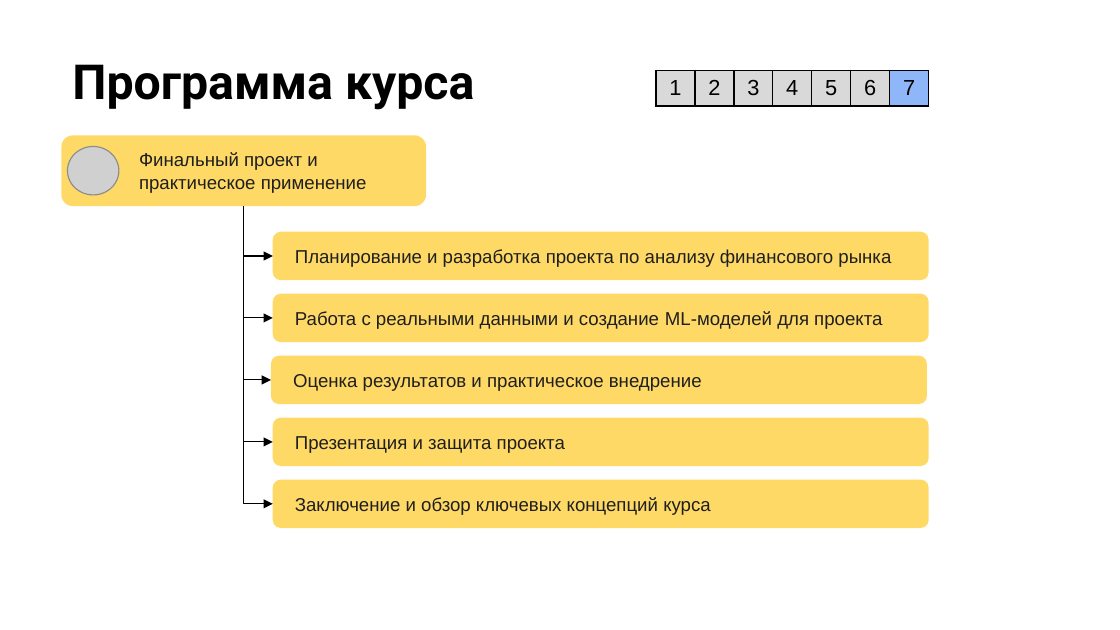
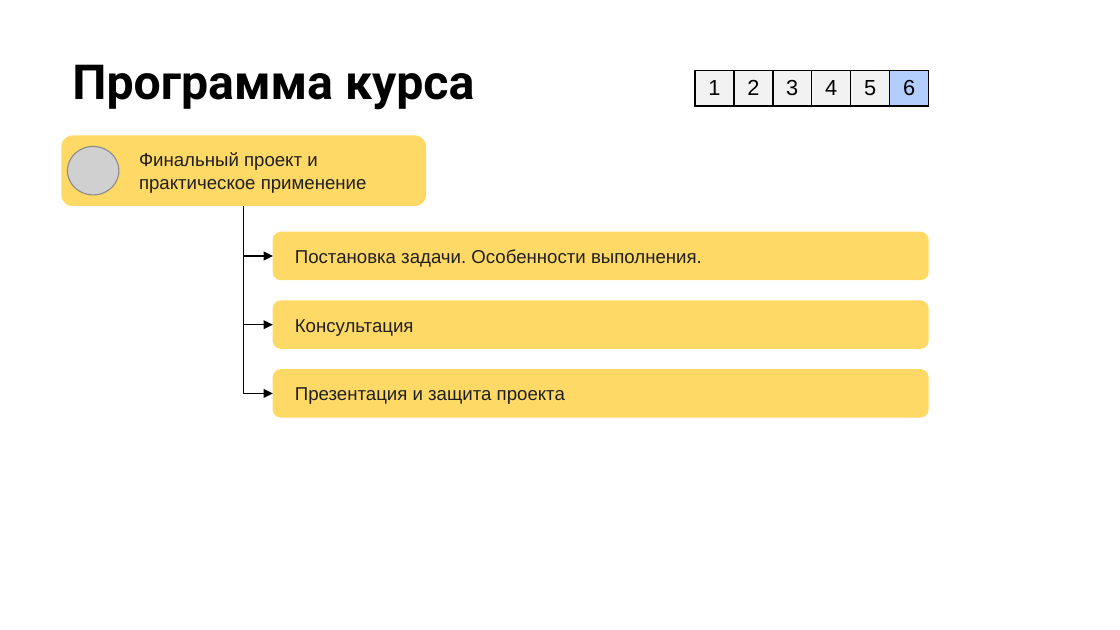
Before and after one commit to stureiko/Otus_lectures, a slide deck: slide 18 of FinML/01 - Intro/Presentation/01 - Intro.pptx. Drawn at 1120x630 pixels with LibreOffice and Linux fonts; fonts in the diff are those of the drawing; grey boxes stand for pictures; background and template pictures are left out. Boxes give left, top, right and bottom in pixels: in the first picture for what was removed or moved away, otherwise in the second. Text is boxed around its words. In the diff, an @@ line names an element or a change of style, - is before the commit and + after.

```diff
--- a/FinML/01 - Intro/Presentation/01 - Intro.pptx
+++ b/FinML/01 - Intro/Presentation/01 - Intro.pptx
@@ table at [696, 71, 931, 108] @@
-column 7: 7
@@ table: place and size @@
-table at [656, 71, 931, 108]
+table at [696, 71, 931, 108]
@@ elbow arrow moved from (244, 206) - (273, 318) to (244, 206) - (273, 325) @@
@@ elbow arrow moved from (244, 206) - (273, 442) to (244, 206) - (273, 393) @@
@@ elbow arrow removed from (244, 206) to (271, 380) @@
@@ elbow arrow removed from (244, 206) to (273, 504) @@
@@ text in rounded rectangle at [295, 249, 702, 267]: text changed @@
-Планирование и разработка проекта по анализу финансового рынка
+Постановка задачи. Особенности выполнения.
@@ rounded rectangle "Консультация": place and size @@
-rounded rectangle "Консультация" at [273, 293, 930, 342]
+rounded rectangle "Консультация" at [273, 300, 930, 348]
@@ text in rounded rectangle at [295, 319, 414, 336]: text changed @@
-Работа с реальными данными и создание ML-моделей для проекта
+Консультация
@@ rounded rectangle removed at [271, 356, 927, 404] @@
-Оценка результатов и практическое внедрение
@@ rounded rectangle "Презентация и защита проекта": place and size @@
-rounded rectangle "Презентация и защита проекта" at [273, 418, 930, 466]
+rounded rectangle "Презентация и защита проекта" at [273, 370, 930, 418]
@@ rounded rectangle removed at [273, 479, 930, 528] @@
-Заключение и обзор ключевых концепций курса
```
Also in this commit, not shown: 8 other slides changed, 10 slides added, 9 slides removed, 44 other files.
